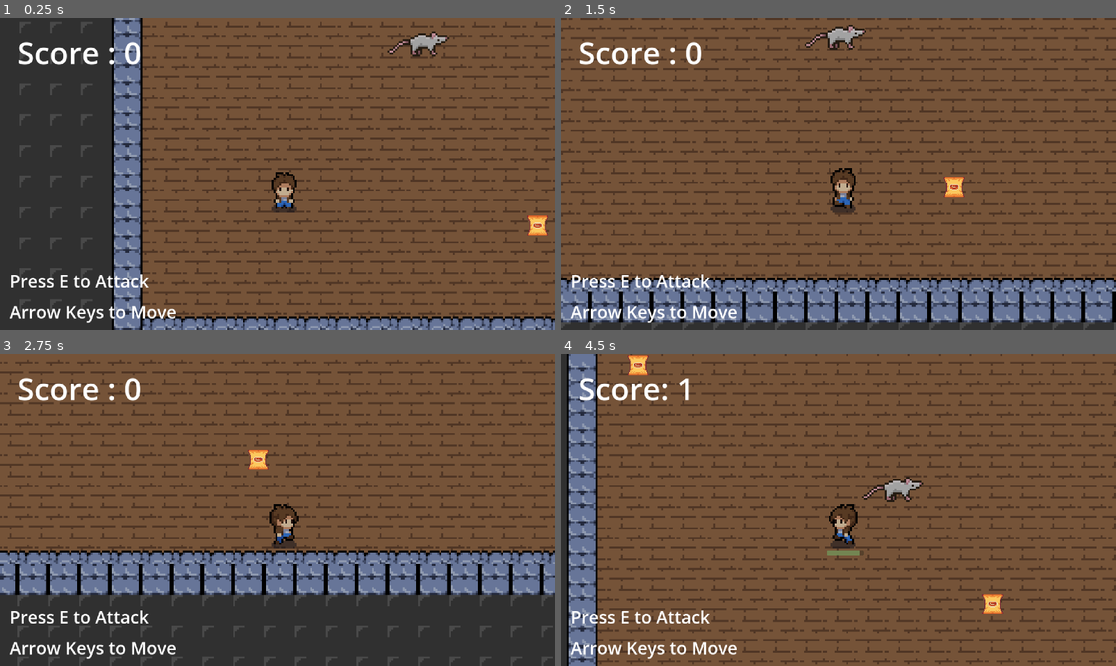
Above: before the commit, frames 1-4 (two rows, left to right).
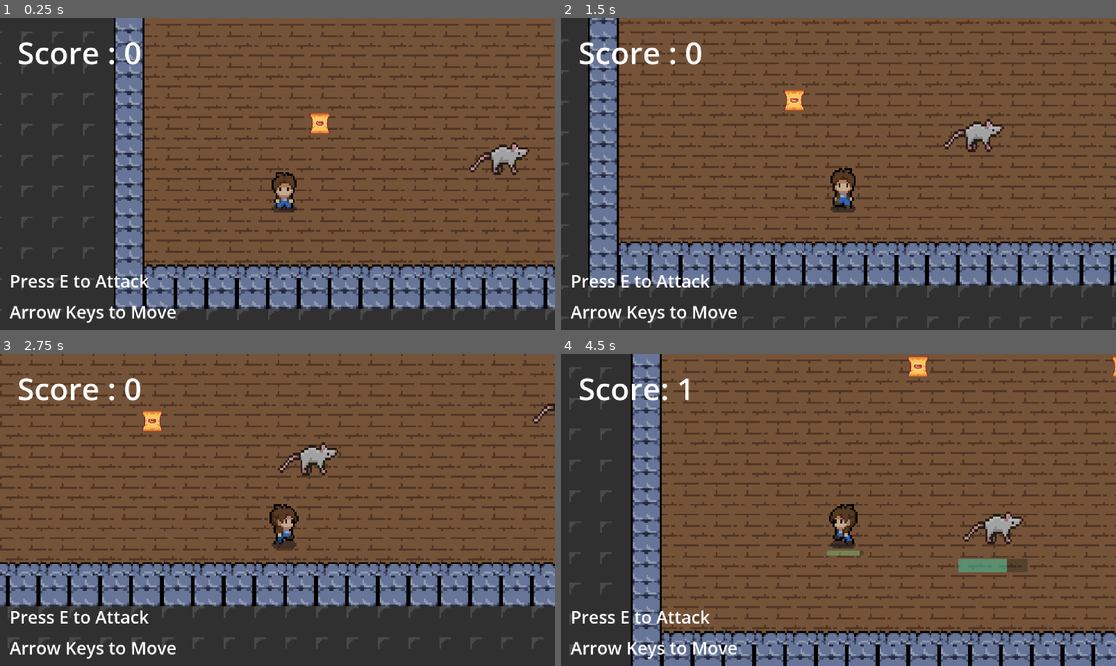
Above: after the commit, the same moments.

Repository: kosall5220/freedom-project-game
Game: Godot game, scene res://scene/node_2d.tscn
Two runs of this game, one before a commit and one after it. Both use one fixed random seed, a clock stepped at 60 frames per second and the inputs below.
Inputs:
- Up to frame 1 (0.25 s): no input
- Up to frame 2 (1.5 s): tap E (attack) at 0.5, 0.6, 1.25, 1.35 s; hold Right (ui_right) 0.53-1.28 s; hold Down (ui_down) from 1.28 s (still down)
- Up to frame 3 (2.75 s): tap E (attack) at 2, 2.1 s; release Down (ui_down) at 2.03 s; hold Right (ui_right) from 2.03 s (still down)
- Up to frame 4 (4.5 s): tap E (attack) at 2.75, 2.85, 3.5, 3.6, 4.25, 4.35 s; release Right (ui_right) at 2.78 s; hold Up (ui_up) 2.78-3.53 s; hold Left (ui_left) from 3.53 s (still down)

The runs differ from the first frame. In frame 1, 31% of the frame differs, in the area x 0-100%, y 0-100%; in frame 2, 52%; in frame 3, 29%; in frame 4, 46%.

Commit message:
testing and debugs

Diff:
--- /dev/null
+++ b/mob.gd
@@ -0,0 +1,6 @@
+extends RigidBody2D
+
+func _ready() -> void:
+	var mob_animations = Array($AnimatedSprite2D.sprite_frames.get_animation_names())
+	$AnimatedSprite2D.animation = mob_animations
+	$AnimatedSprite2D.play()
--- /dev/null
+++ b/scene/area_2d.gd
@@ -0,0 +1,11 @@
+#var speed = 20
+#var player_pos
+#var target_pos
+#@onready var player = get_parent().get_parent().get_node("player")
+#
+#func _physics_process(delta: float) -> void:
+	#player_pos = player.position
+	#target_pos = (player_pos - position).normalized
+	#
+	#if position.distance_to(player.pos) > 3:
+		#position += target_pos * speed * delta
--- a/scene/enemy_1.tscn
+++ b/scene/enemy_1.tscn
@@ -2,15 +2,6 @@
 
 [ext_resource type="Script" uid="uid://c5vtnne4st3sv" path="res://scripts/enemy_1.gd" id="1_uivv5"]
 [ext_resource type="Texture2D" uid="uid://dk6posvxaxrvd" path="res://models/PixelRats_Free_Carysaurus/Rat-LightGrey-Walk.png" id="2_uivv5"]
-
-[sub_resource type="CircleShape2D" id="CircleShape2D_uivv5"]
-radius = 79.00633
-
-[sub_resource type="CircleShape2D" id="CircleShape2D_dodob"]
-radius = 13.038404
-
-[sub_resource type="CircleShape2D" id="CircleShape2D_jhall"]
-radius = 22.090721
 
 [sub_resource type="AtlasTexture" id="AtlasTexture_uivv5"]
 atlas = ExtResource("2_uivv5")
@@ -48,8 +39,24 @@
 "speed": 5.0
 }]
 
+[sub_resource type="CircleShape2D" id="CircleShape2D_uivv5"]
+radius = 49.010204
+
+[sub_resource type="CircleShape2D" id="CircleShape2D_dodob"]
+radius = 5.0990195
+
+[sub_resource type="CircleShape2D" id="CircleShape2D_jhall"]
+radius = 14.035668
+
 [node name="enemy1" type="CharacterBody2D"]
 script = ExtResource("1_uivv5")
+
+[node name="AnimatedSprite2D" type="AnimatedSprite2D" parent="."]
+light_mask = 7
+visibility_layer = 7
+position = Vector2(-1.4901161e-08, 0)
+scale = Vector2(0.984375, 1.3125)
+sprite_frames = SubResource("SpriteFrames_cbj0a")
 
 [node name="Area2D" type="Area2D" parent="."]
 y_sort_enabled = true
@@ -60,6 +67,7 @@
 shape = SubResource("CircleShape2D_uivv5")
 
 [node name="CollisionShape2D" type="CollisionShape2D" parent="."]
+position = Vector2(0, 2)
 shape = SubResource("CircleShape2D_dodob")
 
 [node name="enemyhitbox" type="Area2D" parent="."]
@@ -70,8 +78,15 @@
 [node name="take_damage_cooldown" type="Timer" parent="."]
 wait_time = 0.5
 
-[node name="AnimatedSprite2D" type="AnimatedSprite2D" parent="."]
-sprite_frames = SubResource("SpriteFrames_cbj0a")
+[node name="healthbar" type="ProgressBar" parent="."]
+modulate = Color(0.3863539, 0.99999994, 0.8266275, 1)
+offset_left = -18.0
+offset_top = 18.0
+offset_right = 342.00006
+offset_bottom = 88.0
+scale = Vector2(0.1, 0.1)
+value = 100.0
+show_percentage = false
 
 [connection signal="body_entered" from="Area2D" to="." method="_on_area_2d_body_entered"]
 [connection signal="body_exited" from="Area2D" to="." method="_on_area_2d_body_exited"]
--- /dev/null
+++ b/scene/mob.gd
@@ -0,0 +1,7 @@
+#extends CharacterBody2D
+#
+#@export var move_spped: float = 150.0
+#
+#@onready var player = get_tree()get_first_node_in_group("")
+#
+#func _physics_process(delta: float) -> void:
--- /dev/null
+++ b/scene/mob.tscn
@@ -0,0 +1,49 @@
+[gd_scene load_steps=8 format=3 uid="uid://bmb3caqkeujjw"]
+
+[ext_resource type="Script" uid="uid://dwn8aq83xu5ry" path="res://scene/mob.gd" id="1_rtm52"]
+[ext_resource type="Texture2D" uid="uid://dk6posvxaxrvd" path="res://models/PixelRats_Free_Carysaurus/Rat-LightGrey-Walk.png" id="2_ubaqv"]
+
+[sub_resource type="AtlasTexture" id="AtlasTexture_0a0b6"]
+atlas = ExtResource("2_ubaqv")
+region = Rect2(0, 16, 32, 16)
+
+[sub_resource type="AtlasTexture" id="AtlasTexture_wts8j"]
+atlas = ExtResource("2_ubaqv")
+region = Rect2(32, 16, 32, 16)
+
+[sub_resource type="AtlasTexture" id="AtlasTexture_25hoh"]
+atlas = ExtResource("2_ubaqv")
+region = Rect2(64, 16, 32, 16)
+
+[sub_resource type="AtlasTexture" id="AtlasTexture_bt0d5"]
+atlas = ExtResource("2_ubaqv")
+region = Rect2(96, 16, 32, 16)
+
+[sub_resource type="SpriteFrames" id="SpriteFrames_iycmn"]
+animations = [{
+"frames": [{
+"duration": 1.0,
+"texture": SubResource("AtlasTexture_0a0b6")
+}, {
+"duration": 1.0,
+"texture": SubResource("AtlasTexture_wts8j")
+}, {
+"duration": 1.0,
+"texture": SubResource("AtlasTexture_25hoh")
+}, {
+"duration": 1.0,
+"texture": SubResource("AtlasTexture_bt0d5")
+}],
+"loop": true,
+"name": &"default",
+"speed": 5.0
+}]
+
+[node name="mob" type="CharacterBody2D"]
+script = ExtResource("1_rtm52")
+move_spped = null
+
+[node name="AnimatedSprite2D" type="AnimatedSprite2D" parent="."]
+position = Vector2(86.5, 53)
+scale = Vector2(6.40625, 7.625)
+sprite_frames = SubResource("SpriteFrames_iycmn")
--- /dev/null
+++ b/scene/node.gd
@@ -0,0 +1,10 @@
+extends Node2D
+#
+#@onready var enemy = preload("res://scene/enemy_1.tscn")
+#
+#
+#
+#func _on_timer_timeout() -> void:
+	#var ene = enemy.instantiate()
+	#ene.position = position
+	#get_parent().get_node("Node2D").add_child(ene)
--- /dev/null
+++ b/scene/node.tscn
@@ -0,0 +1,10 @@
+[gd_scene load_steps=2 format=3 uid="uid://bch5eb7dmt8h3"]
+
+[ext_resource type="Script" uid="uid://c433br0dli254" path="res://scene/node.gd" id="1_ev4ex"]
+
+[node name="spawner" type="Node2D"]
+script = ExtResource("1_ev4ex")
+
+[node name="Timer" type="Timer" parent="."]
+
+[connection signal="timeout" from="Timer" to="." method="_on_timer_timeout"]
--- /dev/null
+++ b/scene/node_2d.gd
@@ -0,0 +1,15 @@
+extends Node2D
+
+var mynode = preload("res://scene/enemy_1.tscn")
+
+
+
+
+#func _ready() -> void:
+	#inst(Vector2(190,190))
+	#inst(Vector2(200,200))
+#
+#func inst(pos):
+	#var instance = mynode.instantiate()
+	#instance.position = pos
+	#add_child(instance)
--- a/scene/node_2d.tscn
+++ b/scene/node_2d.tscn
@@ -1,19 +1,22 @@
-[gd_scene load_steps=6 format=3 uid="uid://csjfuqk2uy5r8"]
+[gd_scene load_steps=8 format=3 uid="uid://csjfuqk2uy5r8"]
 
 [ext_resource type="PackedScene" uid="uid://by6h042cn7qn7" path="res://scene/world.tscn" id="1_ppd22"]
+[ext_resource type="Script" uid="uid://if1v3yrgvmh5" path="res://scene/node_2d.gd" id="1_tytcy"]
 [ext_resource type="PackedScene" uid="uid://rsbddoe61xw" path="res://scene/player.tscn" id="2_3cebx"]
 [ext_resource type="PackedScene" uid="uid://bugs7d3drarc3" path="res://scene/enemy_1.tscn" id="3_tytcy"]
 [ext_resource type="PackedScene" uid="uid://dgrdxbc3583i2" path="res://scene/snack.tscn" id="4_3cebx"]
+[ext_resource type="PackedScene" uid="uid://bch5eb7dmt8h3" path="res://scene/node.tscn" id="6_462ap"]
 
 [sub_resource type="LabelSettings" id="LabelSettings_3cebx"]
 font_size = 9
 
 [node name="Node2D" type="Node2D"]
+script = ExtResource("1_tytcy")
 
 [node name="world" parent="." instance=ExtResource("1_ppd22")]
 
 [node name="player" parent="." instance=ExtResource("2_3cebx")]
-position = Vector2(-42, 271)
+position = Vector2(-43, 298)
 
 [node name="Camera2D2" type="Camera2D" parent="player"]
 
@@ -25,6 +28,7 @@
 offset_right = -70.0
 offset_bottom = -52.0
 text = "Score : 0"
+metadata/_edit_use_anchors_ = true
 
 [node name="Label2" type="Label" parent="player/Camera2D2"]
 z_index = 2
@@ -37,23 +41,43 @@
 label_settings = SubResource("LabelSettings_3cebx")
 
 [node name="enemy1" parent="." instance=ExtResource("3_tytcy")]
-position = Vector2(31, 202)
+position = Vector2(72, 288)
 
 [node name="snack" parent="." instance=ExtResource("4_3cebx")]
-position = Vector2(-68, 95)
+position = Vector2(-12, 72)
 
 [node name="snack2" parent="." instance=ExtResource("4_3cebx")]
-position = Vector2(-90, 174)
+position = Vector2(-81, 149)
 monitorable = false
 
 [node name="snack3" parent="." instance=ExtResource("4_3cebx")]
-position = Vector2(94, 298)
+position = Vector2(22, 208)
 
 [node name="snack4" parent="." instance=ExtResource("4_3cebx")]
-position = Vector2(199, 199)
+position = Vector2(225, 184)
 
 [node name="snack5" parent="." instance=ExtResource("4_3cebx")]
 position = Vector2(219, 85)
 
 [node name="snack6" parent="." instance=ExtResource("4_3cebx")]
-position = Vector2(-11, 63)
+position = Vector2(82, 62)
+
+[node name="snack7" parent="." instance=ExtResource("4_3cebx")]
+position = Vector2(128, 208)
+
+[node name="snack8" parent="." instance=ExtResource("4_3cebx")]
+position = Vector2(-20, 272)
+
+[node name="snack9" parent="." instance=ExtResource("4_3cebx")]
+position = Vector2(260, 293)
+
+[node name="snack10" parent="." instance=ExtResource("4_3cebx")]
+position = Vector2(211, 323)
+
+[node name="spawner" parent="." instance=ExtResource("6_462ap")]
+position = Vector2(72, 168)
+
+[node name="enemy2" parent="." instance=ExtResource("3_tytcy")]
+position = Vector2(192, 264)
+
+[node name="Timer" type="Timer" parent="."]
--- a/scene/player.tscn
+++ b/scene/player.tscn
@@ -435,10 +435,10 @@
 }]
 
 [sub_resource type="CircleShape2D" id="CircleShape2D_s4jxa"]
-radius = 5.0
+radius = 16.0
 
 [sub_resource type="CircleShape2D" id="CircleShape2D_hjaqi"]
-radius = 15.0
+radius = 22.022715
 
 [node name="player" type="CharacterBody2D"]
 light_mask = 7
@@ -453,7 +453,7 @@
 
 [node name="CollisionShape2D" type="CollisionShape2D" parent="."]
 y_sort_enabled = true
-position = Vector2(3, 15)
+position = Vector2(2, 10)
 shape = SubResource("CircleShape2D_s4jxa")
 
 [node name="playerhitbox" type="Area2D" parent="."]
--- a/scene/world.tscn
+++ b/scene/world.tscn
@@ -369,27 +369,25 @@
 tile_set = SubResource("TileSet_vme25")
 format = 2
 layer_0/y_sort_enabled = true
-layer_0/tile_data = PackedInt32Array(589831, 6, 0, 589830, 6 …(33683 unchanged characters)… , 2293744, 655361, 3, 2359280, 655361, 3)
+layer_0/tile_data = PackedInt32Array(589831, 6, 0, 589830, 6 …(33683 unchanged characters)… , 2293744, 655361, 3, 2359280, 655361, 3, 0, 655361, 3)
 layer_1/name = "Layer1"
 layer_1/y_sort_enabled = true
 layer_1/z_index = 2
 layer_1/tile_data = PackedInt32Array(-65519, 2, 3, 17, 2, 4, 65553, 2, 5, -65520, 2, 3, 16, 2, 4, 65552, 2, 5, -65521,  …(2354 unchanged characters)…
 
 [node name="spawntimer" type="Timer" parent="."]
-wait_time = 5.0
+wait_time = 10.0
 
 [node name="Marker2D" type="Marker2D" parent="."]
 unique_name_in_owner = true
-visible = false
-position = Vector2(130, 191)
+position = Vector2(210, 96)
 gizmo_extents = 103.7
 
 [node name="coinspawn" type="Timer" parent="."]
 
 [node name="Marker2D2" type="Marker2D" parent="."]
 unique_name_in_owner = true
-visible = false
-position = Vector2(31, 217)
+position = Vector2(-60, 112)
 gizmo_extents = 105.3
 
 [connection signal="timeout" from="spawntimer" to="." method="_on_spawntimer_timeout"]
--- a/scripts/enemy_1.gd
+++ b/scripts/enemy_1.gd
@@ -1,6 +1,6 @@
 extends CharacterBody2D
 
-var speed = 55
+var speed = 50
 var player_chase = false
 var player = null
 
@@ -10,6 +10,7 @@
 
 func _physics_process(delta):
 	deal_with_damage()
+	update_health()
 
 	if player_chase:
 		position += (player.position - position)/speed
@@ -51,3 +52,13 @@
 
 func _on_take_damage_cooldown_timeout() -> void:
 	can_take_damage = true
+
+func update_health():
+	var healthbar = $healthbar
+
+	healthbar.value = health
+
+	if health >= 100:
+		healthbar.visible = false
+	else:
+		healthbar.visible = true
--- a/scripts/player.gd
+++ b/scripts/player.gd
@@ -9,7 +9,7 @@
 
 @onready var coin_label = %Label
 
-const SPEED = 100
+const SPEED = 60
 var current_dir = "none"
 
 func _ready():
@@ -126,6 +126,8 @@
 		global.player_current_attack = true
 		attack_ip = true
 
+
+
 		if dir == "right":
 			$AnimatedSprite2D.flip_h = false
 			$AnimatedSprite2D.play("sidegrab")
@@ -155,6 +157,8 @@
 	if body.has_method("snack"):
 		set_count(coin_counter + 1)
 		print(coin_counter)
+		if health < 100:
+			health = health + 10
 
 func set_count(new_coin_count: int) -> void:
 	coin_counter = new_coin_count
@@ -170,10 +174,10 @@
 		healthbar.visible = true
 
 
-func _on_regin_timer_timeout():
-	if health < 100:
-		health = health + 20
-		if health > 100:
-			health = 100
-	if health <= 0:
-		health = 0
+#func _on_regin_timer_timeout():
+	#if health < 100:
+		#health = health + 20
+		#if health > 100:
+			#health = 100
+	#if health <= 0:
+		#health = 0
--- a/scripts/snack.gd
+++ b/scripts/snack.gd
@@ -5,5 +5,4 @@
 
 
 func _on_area_entered(area: Area2D) -> void:
-	if area.has_method("player"):
 		queue_free()
--- a/scripts/world.gd
+++ b/scripts/world.gd
@@ -15,9 +15,9 @@
 	time.start()
 
 
-#func _on_coinspawn_timeout() -> void:
-	#var b
-	#b = coins.instantiate()
-	#b.global_position = %Marker2D2.position
-	#add_child(b)
-	#time.start()
+func _on_coinspawn_timeout() -> void:
+	var b
+	b = coins.instantiate()
+	b.global_position = %Marker2D2.position
+	add_child(b)
+	time.start()
Not shown, added: mob.gd.uid
Not shown, added: scene/area_2d.gd.uid
Not shown, added: scene/mob.gd.uid
Not shown, added: scene/node.gd.uid
Not shown, added: scene/node_2d.gd.uid
